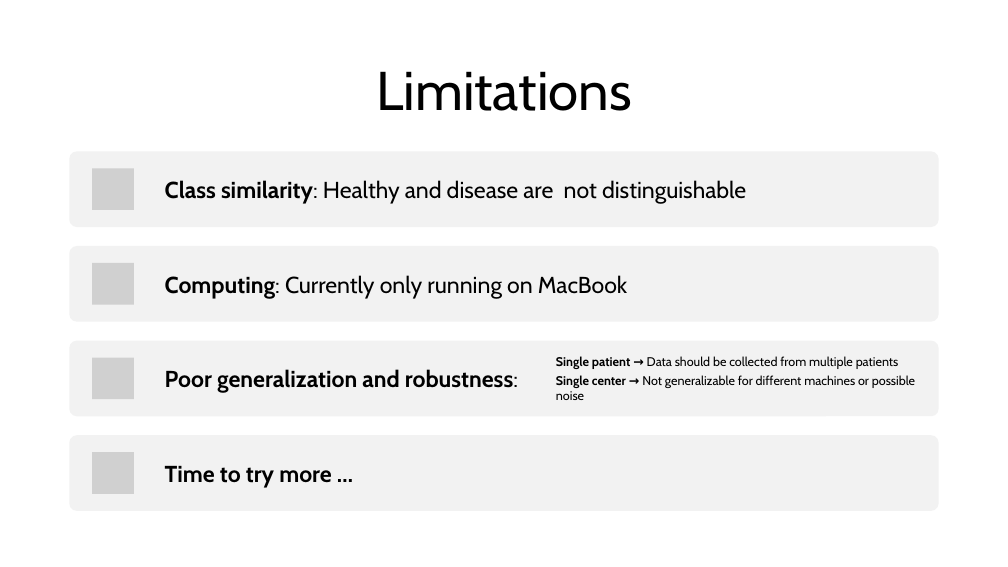
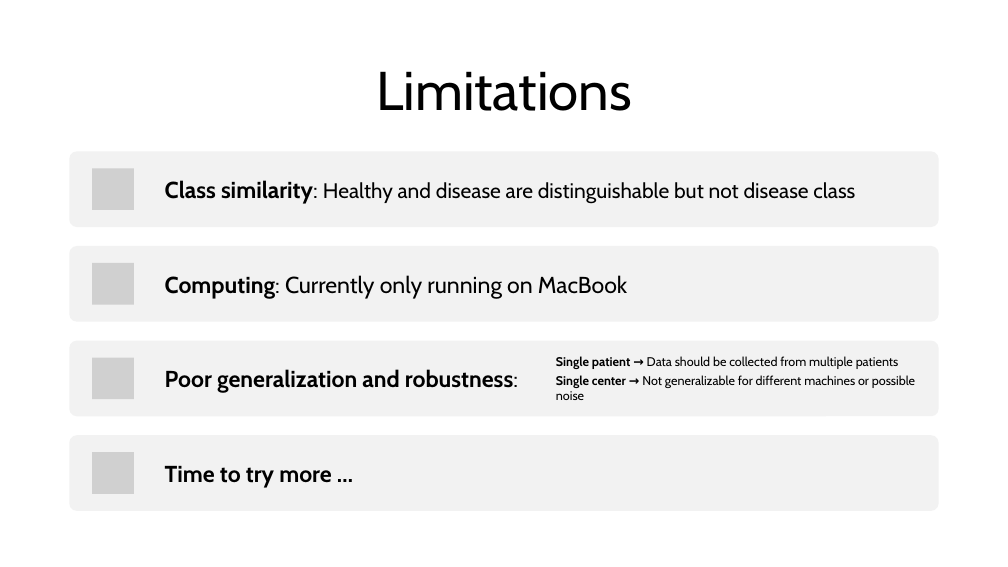
Before and after one commit to mariamiguelez/ecg500_summer_school, a slide deck: slide 11 of ECG_2_MMAV.pptx. Drawn at 1008x567 pixels with LibreOffice and Linux fonts; fonts in the diff are those of the drawing; grey boxes stand for pictures. Boxes give left, top, right and bottom in pixels: in the first picture for what was removed or moved away, otherwise in the second. Text is boxed around its words. In the diff, an @@ line names an element or a change of style, - is before the commit and + after.

```diff
--- a/ECG_2_MMAV.pptx
+++ b/ECG_2_MMAV.pptx
@@ text at (x1=165, y1=180, x2=855, y2=204): text changed; size 22 to 20 pt @@
-Class similarity: Healthy and disease are not distinguishable
+Class similarity: Healthy and disease are distinguishable but not disease class
```
Also in this commit, not shown: 2 other slides changed.
